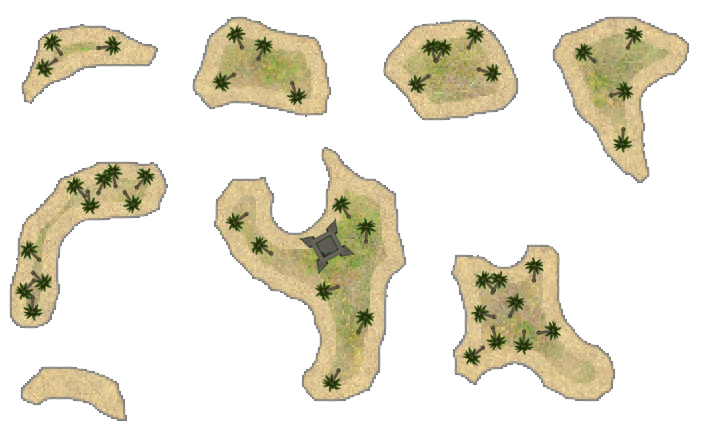
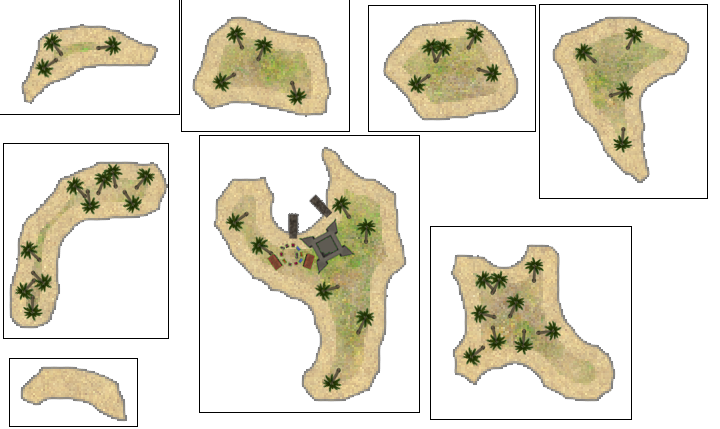
Before/after of a 720 x 429 layered artwork. What changed in the layer stack:
added layer "Rectangle 8" above "Rectangle 7" over [9, 358, 138, 427]
added layer "Rectangle 7" above "Rectangle 6" over [3, 143, 169, 339]
added layer "Rectangle 6" above "Rectangle 5" over [199, 135, 420, 413]
added layer "Rectangle 5" above "Rectangle 4" over [430, 226, 632, 420]
added layer "Rectangle 4" above "Rectangle 3" over [539, 4, 708, 199]
added layer "Rectangle 3" above "Rectangle 2" over [368, 5, 536, 132]
added layer "Rectangle 2" above "Rectangle 1" over [181, 0, 350, 132]
added layer "Rectangle 1" above "islands" over [0, 0, 180, 115]
painted on "islands" over [266, 195, 332, 272]
